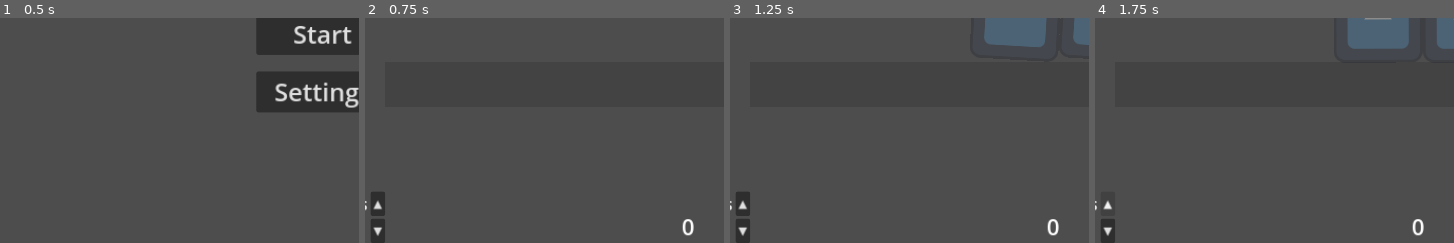
Above: before the commit, frames 1-4 (left to right).
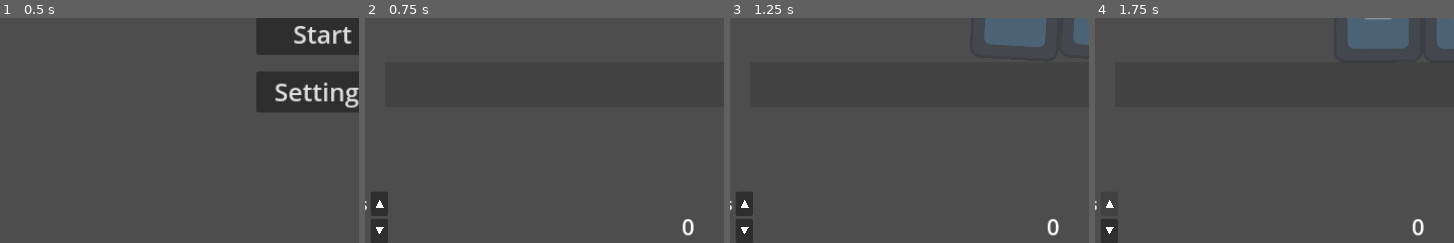
Above: after the commit, the same moments.

Repository: BaconEggsRL/3_fruit_ninja
Game: Godot game, scene res://scenes/main.tscn
The game is run twice, just before and just after one commit, with the same random seed, the same clock (stepped at 60 frames per second) and the same inputs. The engine's default icon, where the game draws it, is replaced by a stand-in: a white triangle on a blue panel in a dark square.
Inputs (mouse positions are % of the whole screen's width and height, from its top left):
- Up to frame 1 (0.5 s): no input
- Up to frame 2 (0.75 s): click "Start" at 0.5 s
- Up to frame 3 (1.25 s): no input
- Up to frame 4 (1.75 s): click (13, 91) at 1.25 s
The pictures show only the part of the screen within x 11-61%, y 50-100%; the shares and areas given below are measured in that part.

Frame 1 is identical in both runs. In frame 2, 0.3% of the frame differs, in the area x 2-7%, y 77-100%; in frame 3, 0.3%; in frame 4, 0.2%.

Commit message:
unicode fix

Diff:
--- a/scenes/game.tscn
+++ b/scenes/game.tscn
@@ -146,7 +146,11 @@
 [node name="IncNumBots" type="Button" parent="Control/VBoxContainer2"]
 layout_mode = 2
 theme_override_styles/focus = SubResource("StyleBoxEmpty_868to")
-text = "▲"
+text = "    "
+
+[node name="Polygon2D" type="Polygon2D" parent="Control/VBoxContainer2/IncNumBots"]
+position = Vector2(-231, 37)
+polygon = PackedVector2Array(244, -25, 238, -14, 250, -14)
 
 [node name="NumBotsLabel" type="Label" parent="Control/VBoxContainer2"]
 layout_mode = 2
@@ -157,7 +161,10 @@
 [node name="DecNumBots" type="Button" parent="Control/VBoxContainer2"]
 layout_mode = 2
 theme_override_styles/focus = SubResource("StyleBoxEmpty_mwi6w")
-text = "▼"
+
+[node name="Polygon2D2" type="Polygon2D" parent="Control/VBoxContainer2/DecNumBots"]
+position = Vector2(-231, 26)
+polygon = PackedVector2Array(244, -3, 238, -14, 250, -14)
 
 [node name="mouse_trail" parent="." instance=ExtResource("3_qjgsm")]
 MAX_LENGTH = 30
